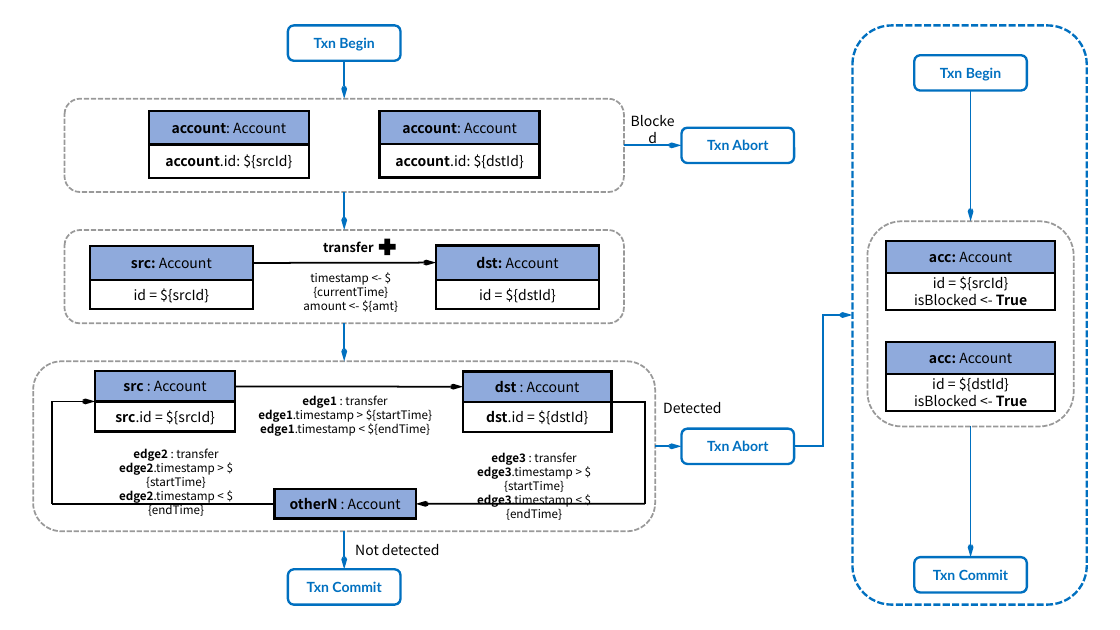
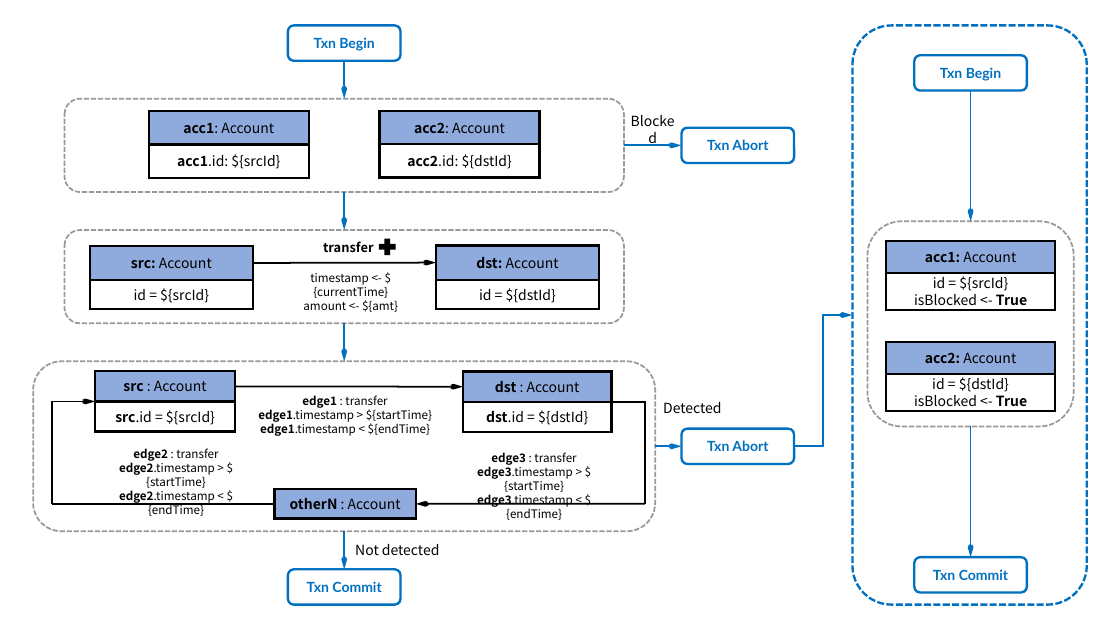
Before and after one commit to ldbc/ldbc_finbench_docs, a slide deck: slide 1 of patterns/transaction-read-write.pptx. Drawn at 1120x630 pixels with LibreOffice and Linux fonts; fonts in the diff are those of the drawing. Boxes give left, top, right and bottom in pixels: in the first picture for what was removed or moved away, otherwise in the second. Text is boxed around its words. In the diff, an @@ line names an element or a change of style, - is before the commit and + after.

```diff
--- a/patterns/transaction-read-write.pptx
+++ b/patterns/transaction-read-write.pptx
@@ text in rectangle at [183, 122, 274, 133]: text changed @@
-account: Account
+acc1: Account
@@ text in rectangle at [414, 122, 505, 133]: text changed @@
-account: Account
+acc2: Account
@@ text in rectangle at [177, 154, 280, 169]: text changed @@
-account.id: ${srcId}
+acc1.id: ${srcId}
@@ text in rectangle at [407, 154, 512, 169]: text changed @@
-account.id: ${dstId}
+acc2.id: ${dstId}
@@ text in rectangle at [925, 251, 1016, 262]: text changed @@
-acc: Account
+acc1: Account
@@ text in rectangle at [925, 352, 1016, 363]: text changed @@
-acc: Account
+acc2: Account
```
Also in this commit, not shown: 2 other slides changed, 43 other files.
